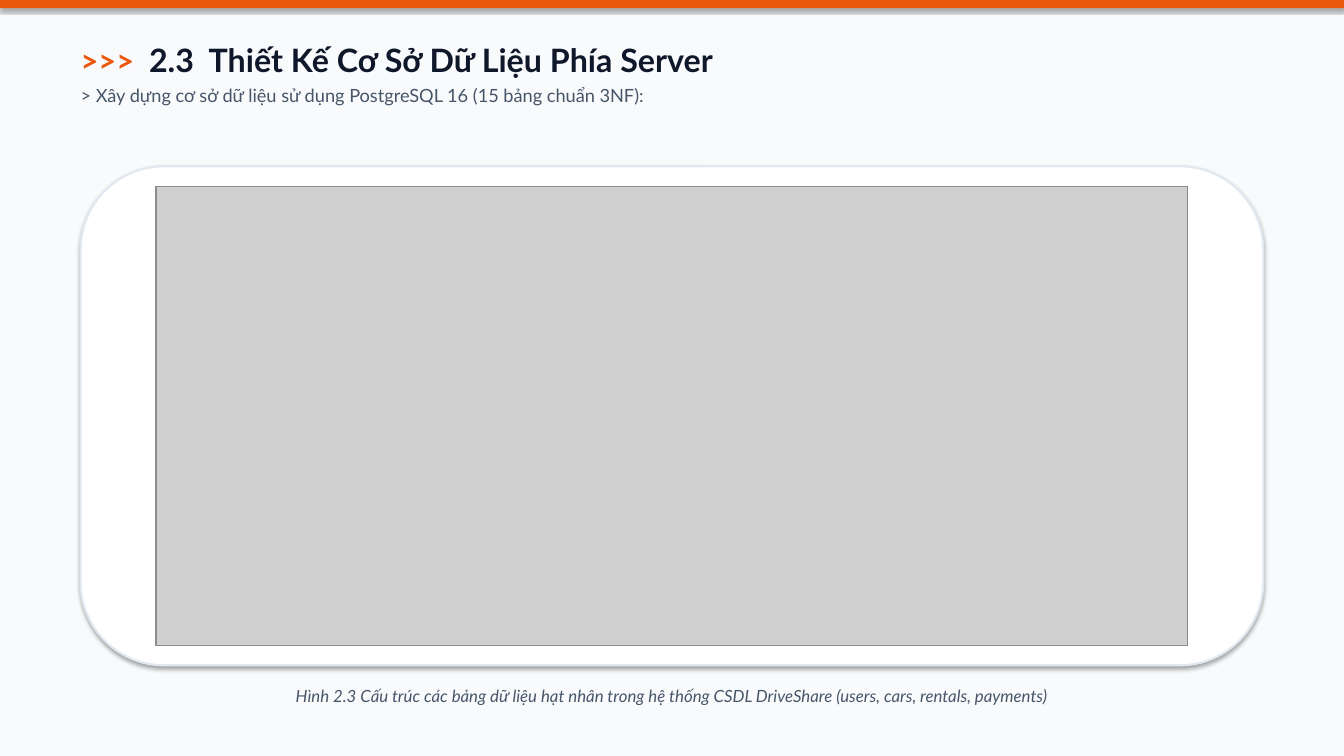
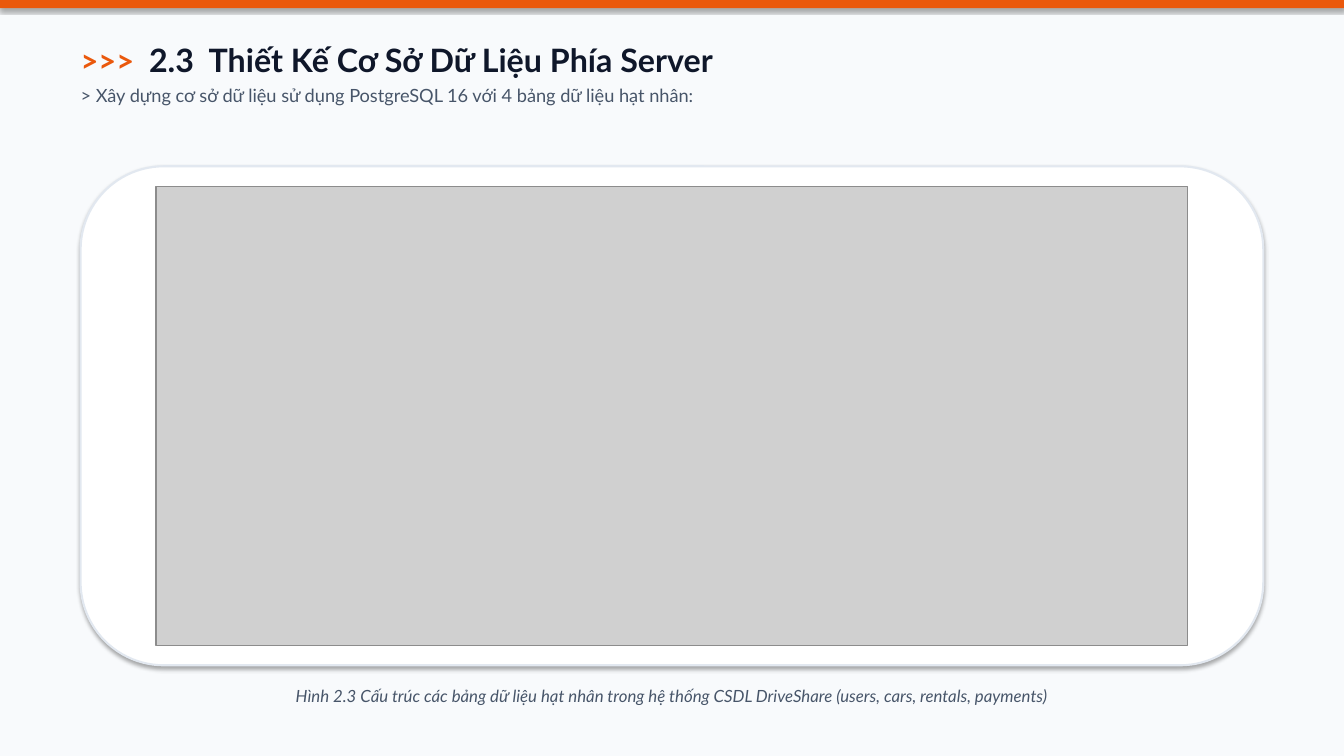
Before and after one commit to em123ngao-arch/thueXe_Online, a slide deck: slide 7 of docs/Slide_Bao_Ve_Do_An_DriveShare_K4.pptx. Drawn at 1344x756 pixels with LibreOffice and Linux fonts; fonts in the diff are those of the drawing; grey boxes stand for pictures. Boxes give left, top, right and bottom in pixels: in the first picture for what was removed or moved away, otherwise in the second. Text is boxed around its words. In the diff, an @@ line names an element or a change of style, - is before the commit and + after.

```diff
--- a/docs/Slide_Bao_Ve_Do_An_DriveShare_K4.pptx
+++ b/docs/Slide_Bao_Ve_Do_An_DriveShare_K4.pptx
@@ text at [96,88,693,106]: text changed @@
-> Xây dựng cơ sở dữ liệu sử dụng PostgreSQL 16 (15 bảng chuẩn 3NF):
+> Xây dựng cơ sở dữ liệu sử dụng PostgreSQL 16 với 4 bảng dữ liệu hạt nhân:
```
Also in this commit, not shown: 15 other slides changed, 2 slides removed, 38 other files.
